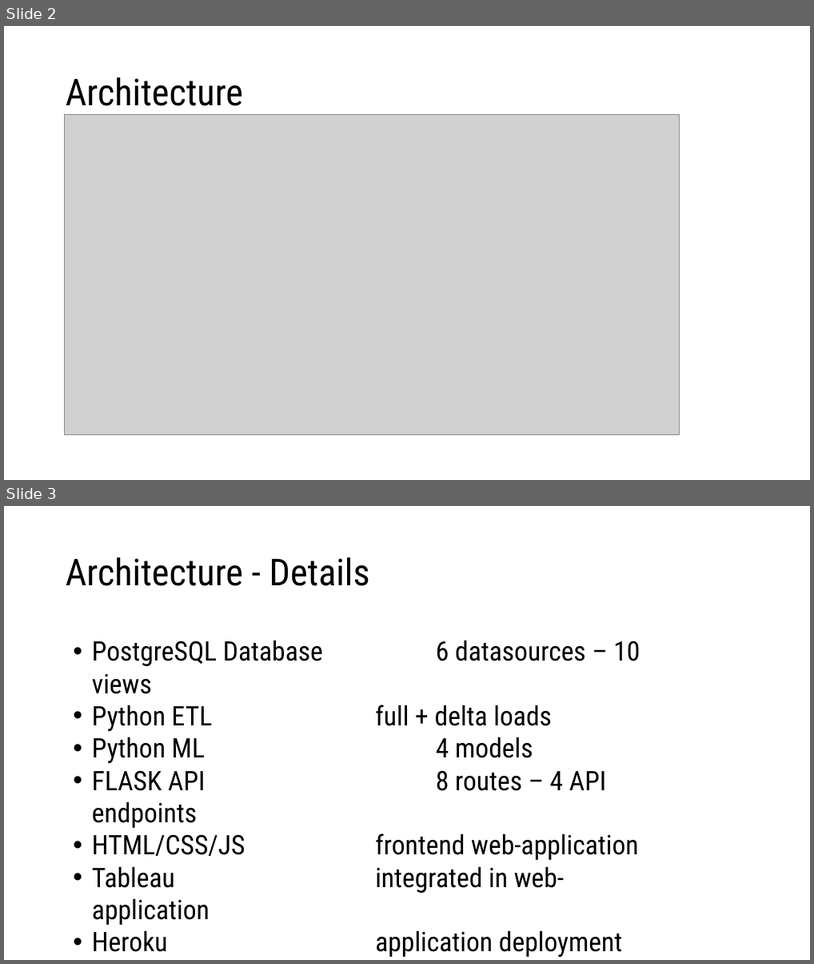
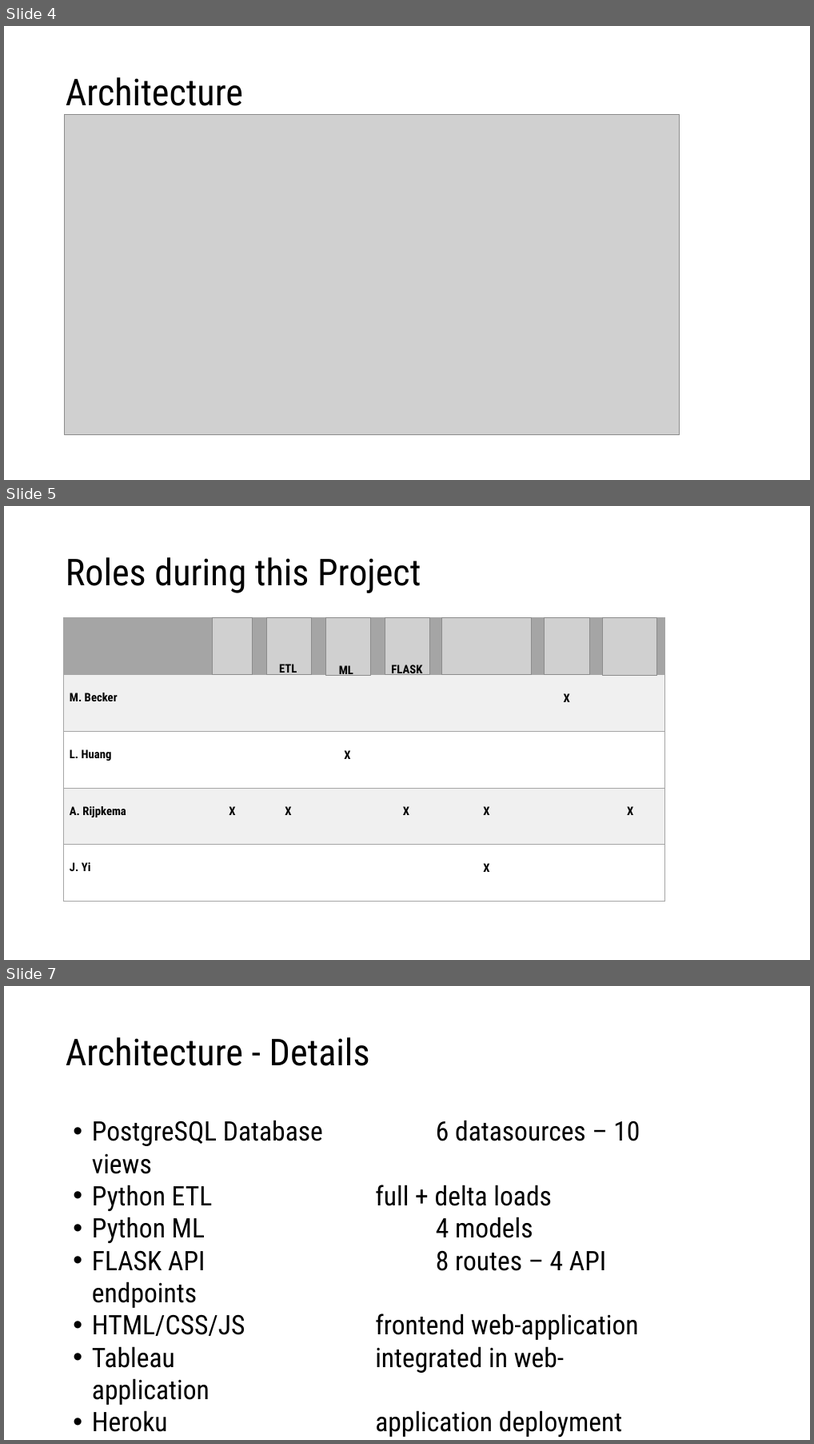
Before and after one commit to DutchDS/Final-Project, a slide deck: Excel and Powerpoints/Demo Day Presentation.pptx. Shown one above the other, each under a label of ours: slides 2 and 3 before the commit, slides 4, 5 and 7 after it; the slides between them are not shown. The pictures are 814x964 and 814x1444 pixels, drawn with LibreOffice and Linux fonts; fonts in the diff are those of the drawing; grey boxes stand for pictures; background and template pictures are left out. Boxes give left, top, right and bottom in pixels: in the first picture for what was removed or moved away, otherwise in the second. Text is boxed around its words. In the diff, an @@ line names an element or a change of style, - is before the commit and + after.

```diff
--- a/Excel and Powerpoints/Demo Day Presentation.pptx
+++ b/Excel and Powerpoints/Demo Day Presentation.pptx
@@ slide 5 added at (x1=4, y1=506, x2=810, y2=960), background picture (left out) @@
@@ title added at (x1=66, y1=557, x2=421, y2=593), 44 pt, text #000000 @@
+Roles during this Project
@@ table added at (x1=63, y1=618, x2=665, y2=901), 5 rows, 8 columns @@
+ |  |  |  |  |  |  | 
+M. Becker |  |  |  |  |  | X | 
+L. Huang |  |  | X |  |  |  | 
+A. Rijpkema | X | X |  | X | X |  | X
+J. Yi |  |  |  |  | X |  | 
@@ picture added at (x1=212, y1=617, x2=253, y2=674) @@
@@ picture added at (x1=266, y1=617, x2=311, y2=674) @@
@@ picture added at (x1=326, y1=618, x2=370, y2=675) @@
@@ picture added at (x1=385, y1=617, x2=430, y2=674) @@
@@ picture added at (x1=442, y1=617, x2=531, y2=674) @@
@@ picture added at (x1=544, y1=618, x2=590, y2=675) @@
@@ picture added at (x1=603, y1=617, x2=658, y2=675) @@
@@ text added at (x1=279, y1=664, x2=297, y2=675), 14 pt, text #000000, bold @@
+ETL
@@ text added at (x1=339, y1=665, x2=354, y2=677), 14 pt, text #000000, bold @@
+ML
@@ text added at (x1=391, y1=664, x2=422, y2=675), 14 pt, text #000000, bold @@
+FLASK
@@ what was slide 2 is now slide 4 @@
@@ what was slide 3 is now slide 7 @@
```
Also in this commit, not shown: 1 slide changed, 3 other slides added, 1 slide removed, 8 other files.
